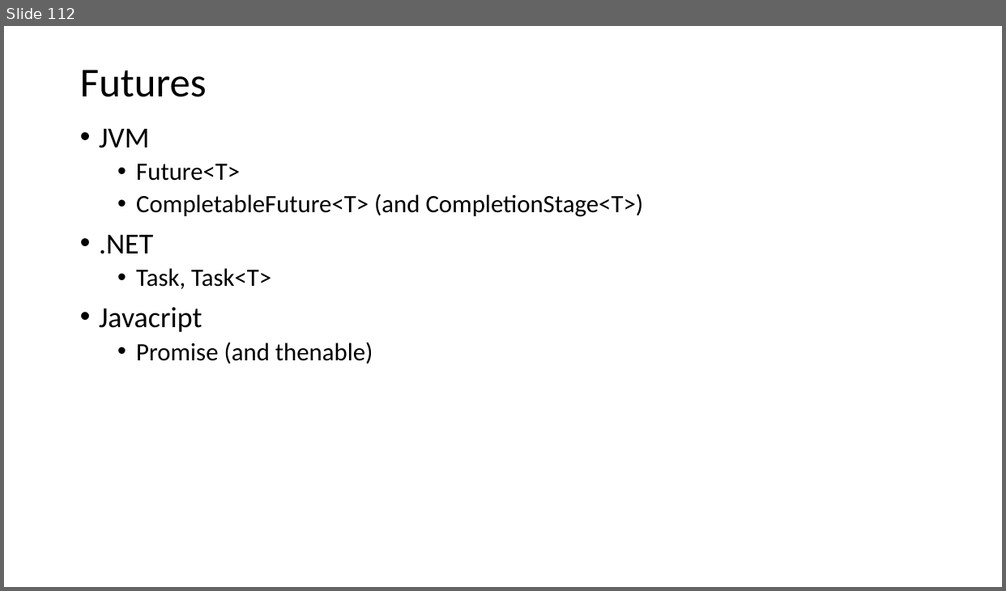
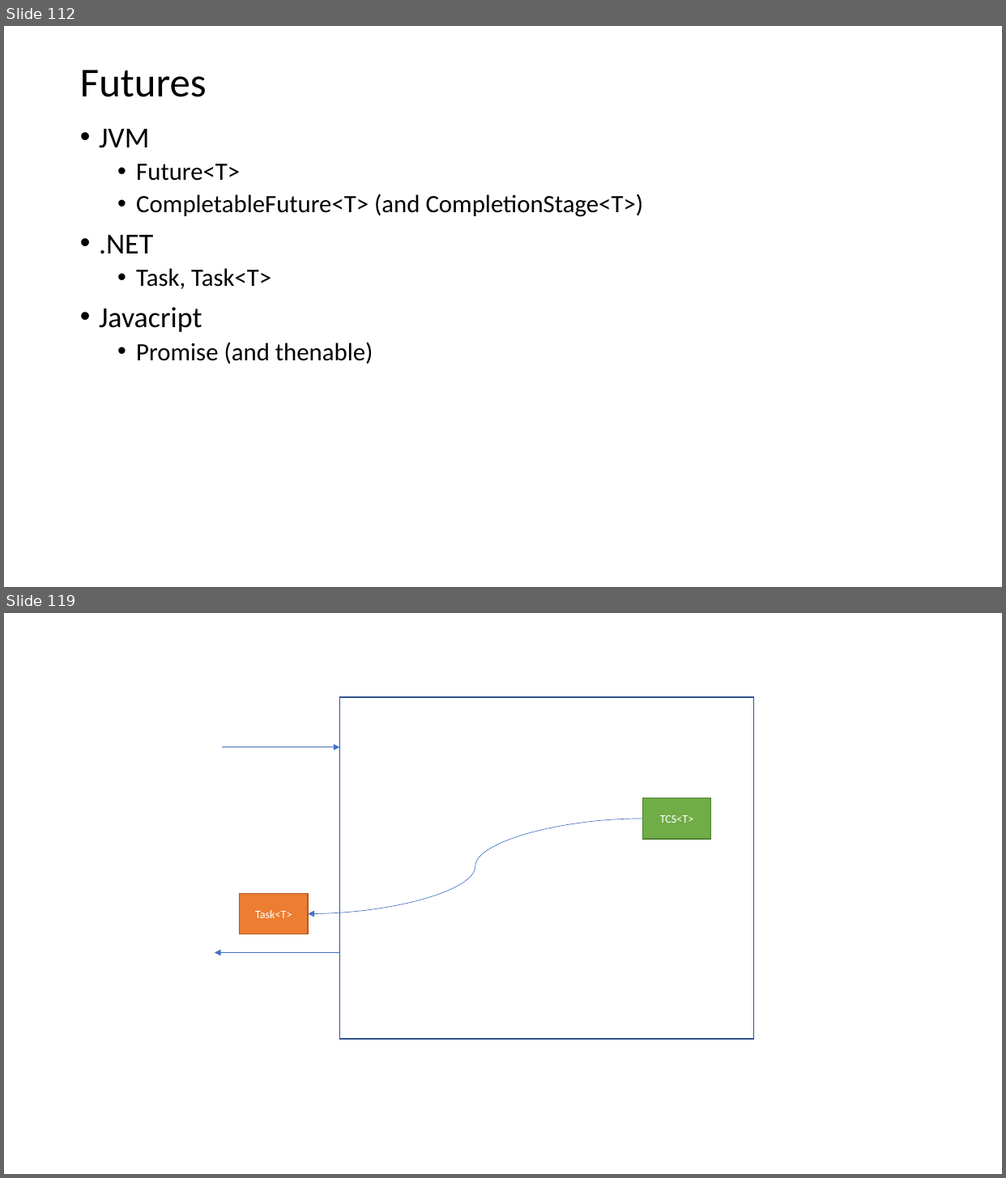
Before and after one commit to isel-leic-pc/s2021v-li51n, a slide deck: docs/threads.pptx. Shown one above the other, each under a label of ours: slide 112 before the commit, slides 112 and 119 after it; the slides between them are not shown. The pictures are 1006x591 and 1006x1178 pixels, drawn with LibreOffice and Linux fonts; fonts in the diff are those of the drawing. Boxes give left, top, right and bottom in pixels: in the first picture for what was removed or moved away, otherwise in the second. Text is boxed around its words. In the diff, an @@ line names an element or a change of style, - is before the commit and + after.

Commit message:
adds task examples

```diff
--- a/docs/threads.pptx
+++ b/docs/threads.pptx
@@ slide 119 added at box(4, 613, 1002, 1174), background #FFFFFF @@
@@ rectangle added at box(340, 697, 754, 1040), outline #325491 1 pt @@
@@ arrow added from (222, 747) to (340, 747), #4472C4 0.5 pt @@
@@ rectangle added at box(642, 798, 710, 839), fill #70AD47, outline #538035 1 pt, 11 pt, text #FFFFFF @@
+TCS<T>
@@ curved arrow added from (642, 819) to (308, 914), #4472C4 0.5 pt @@
@@ rectangle added at box(240, 894, 308, 934), fill #ED7D31, outline #AF5C24 1 pt, 11 pt, text #FFFFFF @@
+Task<T>
@@ arrow added from (340, 953) to (215, 953), #4472C4 0.5 pt @@
```
Also in this commit, not shown: 6 other slides added, 2 other files.
